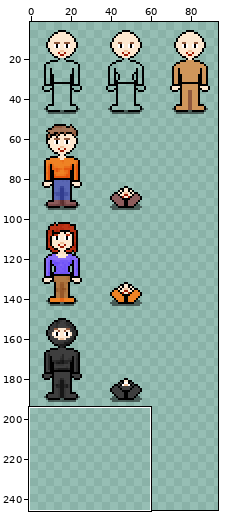
Two versions of one sprite sheet, SnapEncountersContent/Sprites.png. Above, an overview of the earlier version with the close-up marked.
Close-up. Before the edit:
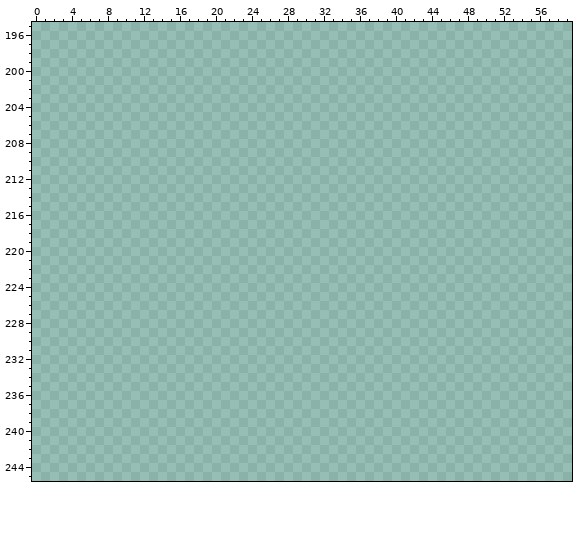
The file is 320x320 pixels. Colours within 5 levels of each other are drawn and written as one. Shown: x 0..59, y 195..245. The wide view leaves out empty margins.
After the commit:
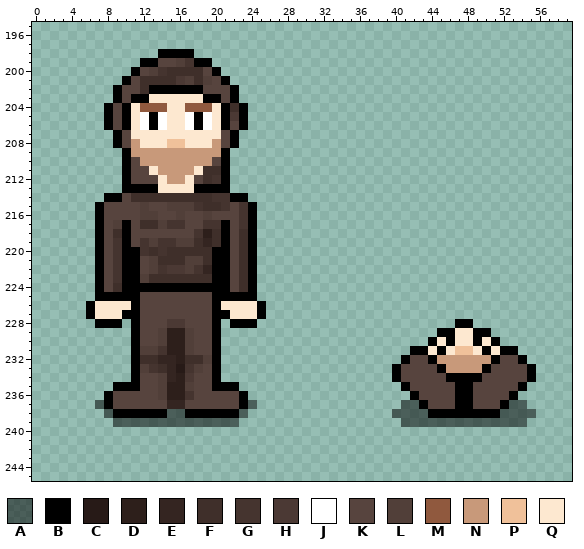
Palette (. is transparent): A #0000007f  B #000000  C #271a17  D #2d1f1b  E #342521  F #3f2f2a  G #45342f  H #4b3934  J #ffffff  K #57443e  L #513f39  M #90593e  N #c8997a  P #f0c19a  Q #fde8d0
Change:
@@ x 0..59 @@
 197 ............................................................
-198 ............................................................
-199 ............................................................
-200 ............................................................
-201 ............................................................
-202 ............................................................
-203 ............................................................
-204 ............................................................
-205 ............................................................
-206 ............................................................
-207 ............................................................
-208 ............................................................
-209 ............................................................
-210 ............................................................
-211 ............................................................
-212 ............................................................
-213 ............................................................
-214 ............................................................
-215 ............................................................
-216 ............................................................
-217 ............................................................
-218 ............................................................
-219 ............................................................
-220 ............................................................
-221 ............................................................
-222 ............................................................
-223 ............................................................
-224 ............................................................
-225 ............................................................
-226 ............................................................
-227 ............................................................
-228 ............................................................
-229 ............................................................
-230 ............................................................
-231 ............................................................
-232 ............................................................
-233 ............................................................
-234 ............................................................
-235 ............................................................
-236 ............................................................
-237 ............................................................
-238 ............................................................
-239 ............................................................
+198 ..............BBBB..........................................
+199 ............BBKKLGBB........................................
+200 ...........BKLGFFFFKB.......................................
+201 ..........BKFFFFHLFLKB......................................
+202 .........BKKFBBBBBBKKKB.....................................
+203 .........BKBBQQQQQQBBKB.....................................
+204 ........BKBQMMMQQMMMQBFB....................................
+205 ........BKBQJBJQQJBJQBHB....................................
+206 ........BKBQJBJQQJBJQBKB....................................
+207 .........BKQQQQQQQQQQKB.....................................
+208 .........BKNQQQPPQQQNKB.....................................
+209 ..........BNNNNNNNNNNB......................................
+210 ..........BKNNNNNNNNKB......................................
+211 ..........BKKQNNNNQFFB......................................
+212 ..........BKKKQNNQKFGB......................................
+213 ..........BBBBQQQQBBBB......................................
+214 ........BBKFFFFFFFFFGGBB....................................
+215 .......BKKKKLKKLLLGFFGKGB...................................
+216 .......BKKKKLLKKLKKLKKKGB...................................
+217 .......BKLBKFFLGGKKGGBKGB...................................
+218 .......BKFBKKKKKKKGDFBKFB...................................
+219 .......BKGBKGLGGLLFEFBKFB...................................
+220 .......BKGBBGFGFFFFFBBKFB...................................
+221 .......BKGBBKLFFFLLFBBKFB...................................
+222 .......BKGBBKLGHHLGEBBKFB...................................
+223 .......BKGBBLFFFFFFFBBKFB...................................
+224 .......BKFBBBBBBBBBBBBKFB...................................
+225 .......BBBBBKKKKKKKKBBBBB...................................
+226 ......BQQQQBKKKKKKKKBQQQQB..................................
+227 ......BQQQBBKKKKKKKKBBQQQB..................................
+228 .......BBB.BKKKHHKKKB.BBB......................BB...........
+229 ...........BKKLDDLKKB........................BBQQBB.........
+230 ...........BKKLDDLKKB.......................BQBQQBQB........
+231 ...........BLLGDDLKKB.....................BBQBQPPQBQBB......
+232 ...........BFFEEDFFLB....................BKKBNNNNNNBKKB.....
+233 ...........BLGFECGLKB...................BKKKKBNNNNBKKKKB....
+234 ...........BKKLEDHKKB...................BKKKKKBBBBKKKKKB....
+235 .........BBBKKLDDLKKBBB..................BKKKKKBBKKKKKB.....
+236 ........BKKKKKLDDGKKKKKB..................BKKKKBBKKKKB......
+237 .......ABKKKKKKEEKKKKKKBA................AABKKKBBKKKBAA.....
+238 ........ABBBBBBAABBBBBBA................AAAABBBBBBBBAAAA....
+239 .........AAAAAAAAAAAAAA..................AAAAAAAAAAAAAA.....
 240 ............................................................
